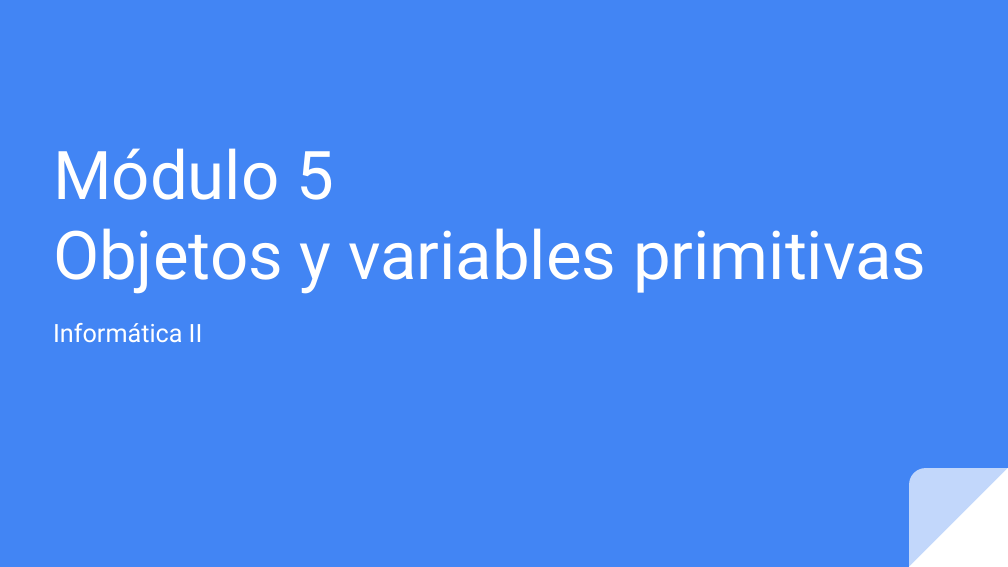
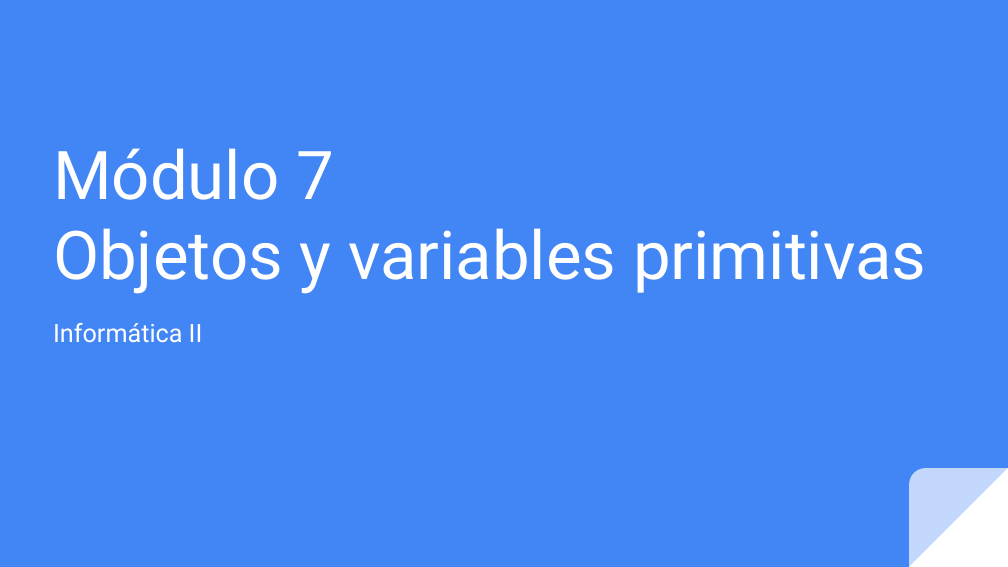
Before and after one commit to OMardil/INFO2_2021, a slide deck: slide 1 of M07_Variables_tipo_referencia/01 Presentacion/MOD05-Variables_Tipo_Referencia.pptx. Drawn at 1008x567 pixels with LibreOffice and Linux fonts; fonts in the diff are those of the drawing. Boxes give left, top, right and bottom in pixels: in the first picture for what was removed or moved away, otherwise in the second. Text is boxed around its words. In the diff, an @@ line names an element or a change of style, - is before the commit and + after.

```diff
--- a/M07_Variables_tipo_referencia/01 Presentacion/MOD05-Variables_Tipo_Referencia.pptx
+++ b/M07_Variables_tipo_referencia/01 Presentacion/MOD05-Variables_Tipo_Referencia.pptx
@@ title at [53,148,926,294]: text changed @@
-Módulo 5
-Objetos y variables primitivas
+Módulo 7
+Objetos y variables primitivas
```
Also in this commit, not shown: 23 other files.
